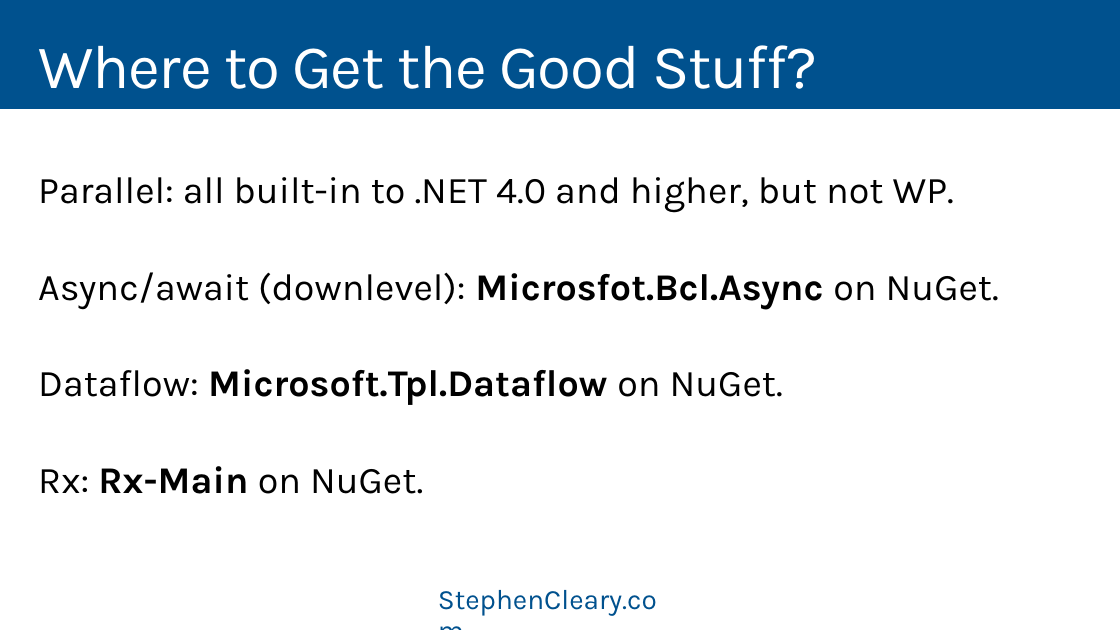
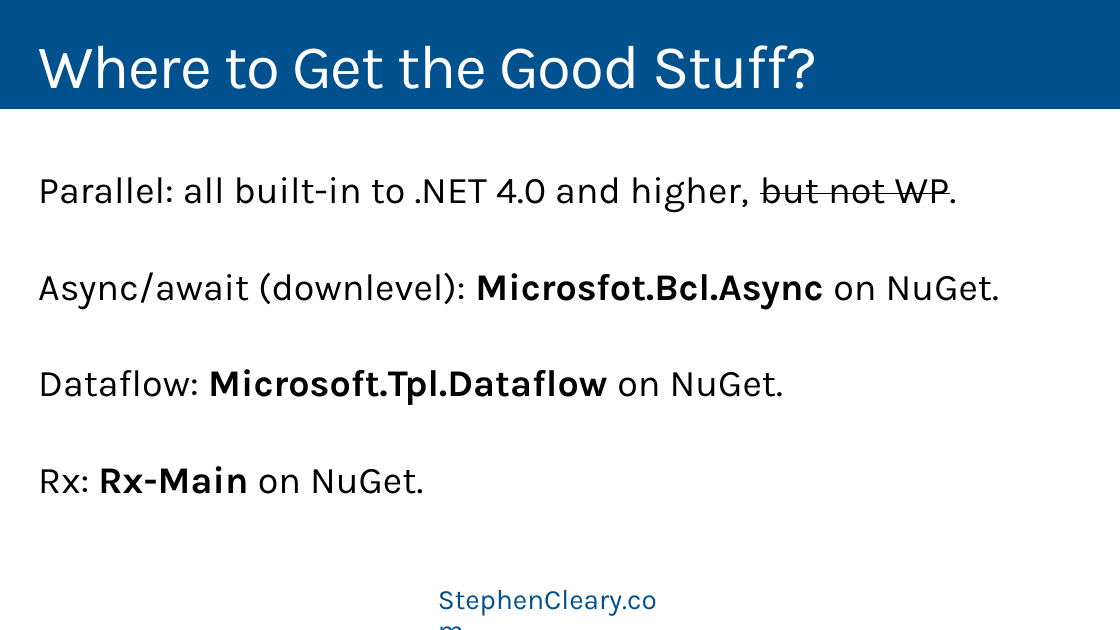
Before and after one commit to StephenCleary/Presentations, a slide deck: slide 38 of Asynchronous Parallel Reactive - HELP!/Asynchronous Parallel Reactive Help - 16.9.pptx (slide 37 before the commit). Drawn at 1120x630 pixels with LibreOffice and Linux fonts; fonts in the diff are those of the drawing. Boxes give left, top, right and bottom in pixels: in the first picture for what was removed or moved away, otherwise in the second. Text is boxed around its words. In the diff, an @@ line names an element or a change of style, - is before the commit and + after.

```diff
--- a/Asynchronous Parallel Reactive - HELP!/Asynchronous Parallel Reactive Help - 16.9.pptx
+++ b/Asynchronous Parallel Reactive - HELP!/Asynchronous Parallel Reactive Help - 16.9.pptx
@@ text at box(38, 177, 957, 213): strikethrough on in "but not WP." @@
```
Also in this commit, not shown: 2 other slides changed, 1 slide added, 1 other file.
